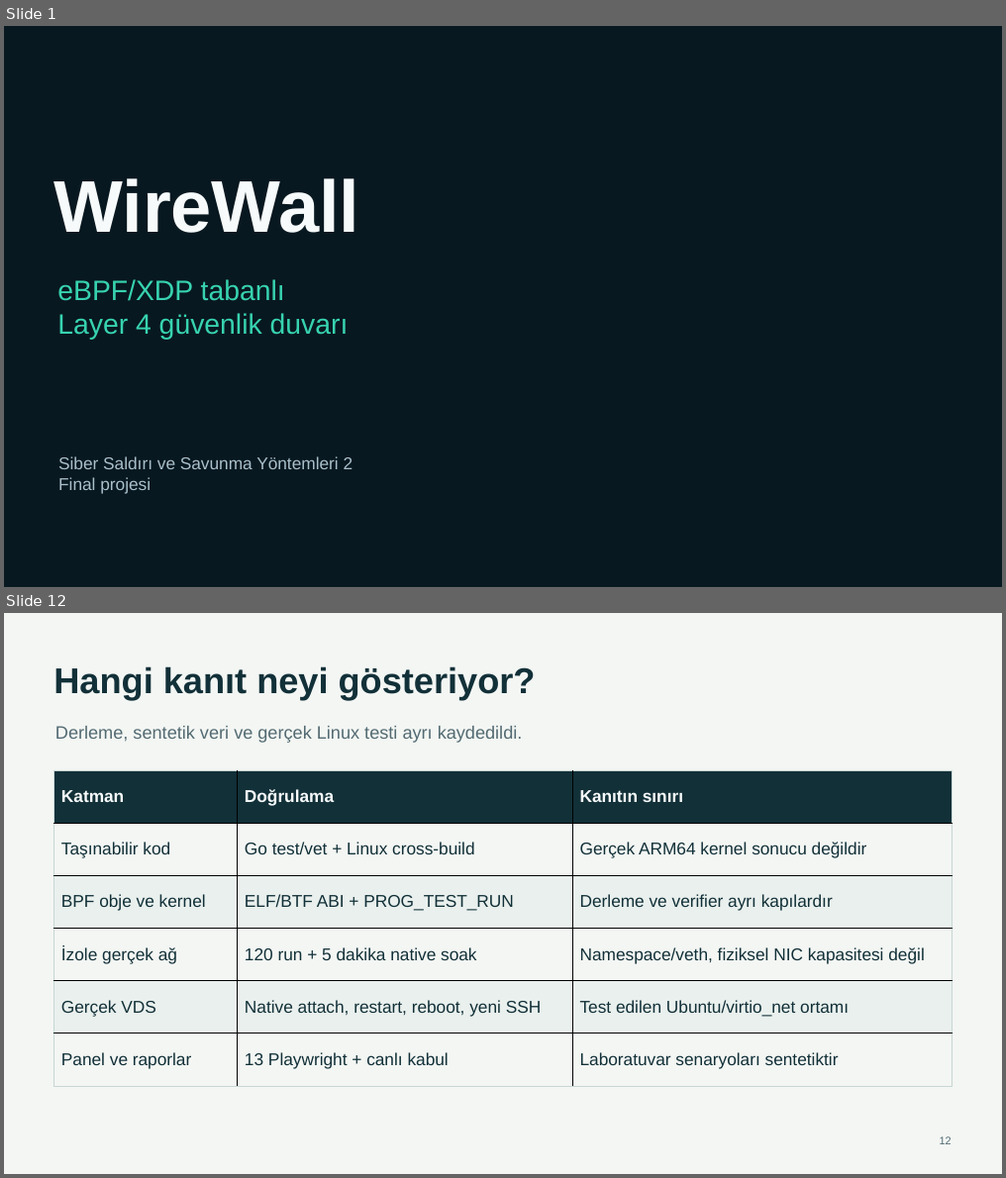
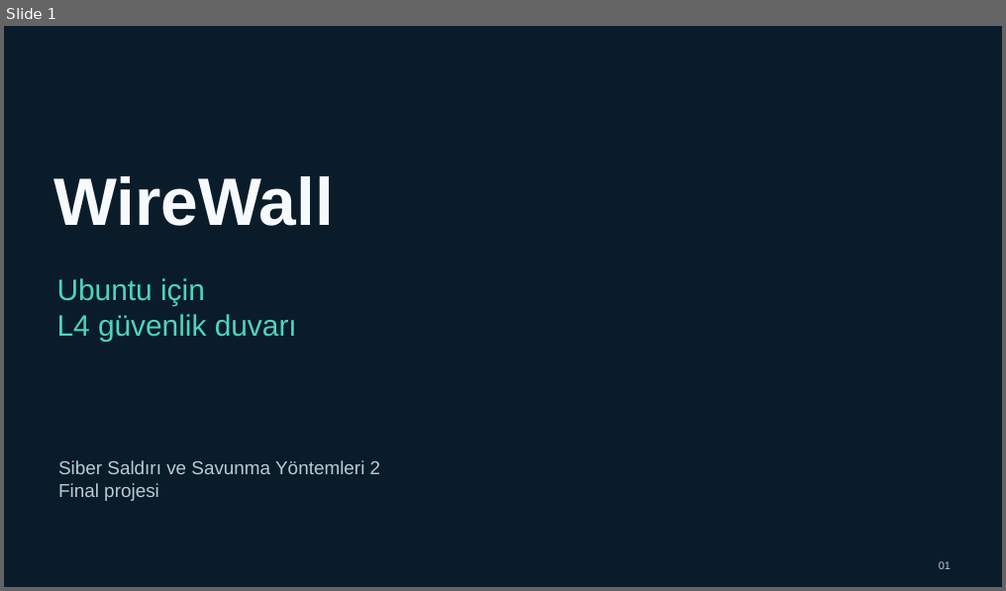
Before and after one commit to TheDarkGuardian/WireWall, a slide deck: docs/presentation/WireWall-Final.pptx. Shown one above the other, each under a label of ours: slides 1 and 12 before the commit, slide 1 after it; the slides between them are not shown. The pictures are 1006x1178 and 1006x591 pixels, drawn with LibreOffice and Linux fonts; fonts in the diff are those of the drawing; background and template pictures are left out. Boxes give left, top, right and bottom in pixels: in the first picture for what was removed or moved away, otherwise in the second. Text is boxed around its words. In the diff, an @@ line names an element or a change of style, - is before the commit and + after.

Commit message:
docs: sunumu ve proje raporunu Türkçe anlatım ve kaynakçayla yenile

```diff
--- a/docs/presentation/WireWall-Final.pptx
+++ b/docs/presentation/WireWall-Final.pptx
@@ slide 12 removed at [4,613,1002,1174], background #F3F6F3 @@
@@ text removed at [54,666,536,699] @@
-Hangi kanıt neyi gösteriyor?
@@ text removed at [55,726,523,743] @@
-Derleme, sentetik veri ve gerçek Linux testi ayrı kaydedildi.
@@ table removed at [54,770,952,1086], 6 rows, 3 columns @@
-Katman | Doğrulama | Kanıtın sınırı
-Taşınabilir kod | Go test/vet + Linux cross-build | Gerçek ARM64 kernel sonucu değildir
-BPF obje ve kernel | ELF/BTF ABI + PROG_TEST_RUN | Derleme ve verifier ayrı kapılardır
-İzole gerçek ağ | 120 run + 5 dakika native soak | Namespace/veth, fiziksel NIC kapasitesi değil
-Gerçek VDS | Native attach, restart, reboot, yeni SSH | Test edilen Ubuntu/virtio_net ortamı
-Panel ve raporlar | 13 Playwright + canlı kabul | Laboratuvar senaryoları sentetiktir
@@ text removed at [940,1137,951,1145] @@
-12
@@ slide 1 changed as well @@
@@ text "WireWall" at [54,176,333,226]: size 70.5 to 64.5 pt, text colour #F6FAFA to #F7FAFC @@
@@ text at [57,278,297,342]: text changed; size 27 to 28.5 pt; text colour #37D3B0 to #4DD5BC @@
-eBPF/XDP tabanlı
-Layer 4 güvenlik duvarı
+Ubuntu için
+L4 güvenlik duvarı
@@ text "Siber Saldırı ve Savunma Yöntemleri ..." at [58,461,381,501]: size 16.5 to 18 pt, text colour #A9BFCA to #B8CBD3 @@
@@ text added at [939,562,950,570], 10.5 pt, text #B8CBD3 @@
+01
```
Also in this commit, not shown: 21 slides added, 14 other slides removed, 6 other files.
